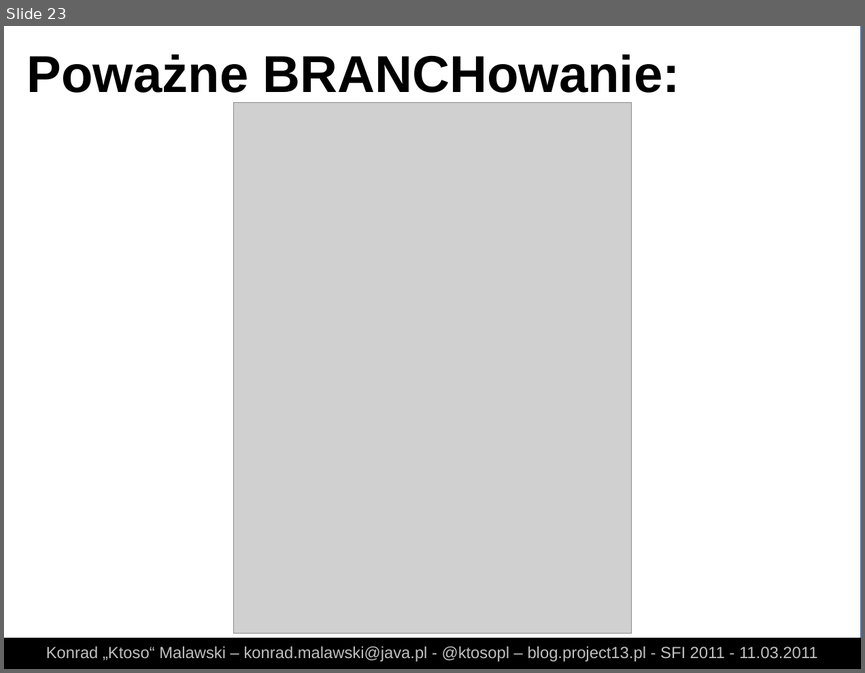
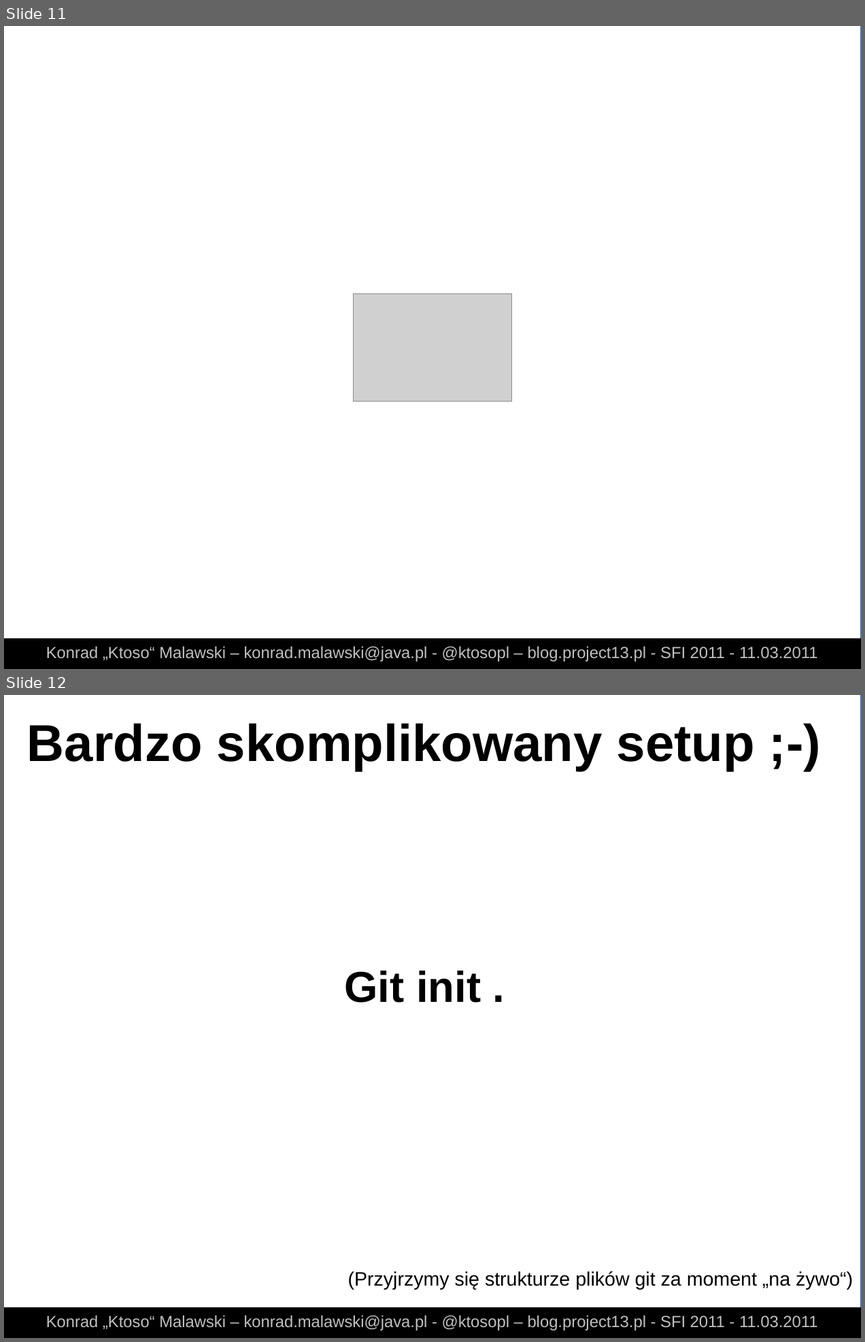
Before and after one commit to ktoso/git-presentation, a slide deck: slides.odp. Shown one above the other, each under a label of ours: slide 23 before the commit, slides 11 and 12 after it. The pictures are 865x673 and 865x1342 pixels, drawn with LibreOffice and Linux fonts; fonts in the diff are those of the drawing; grey boxes stand for pictures. Boxes give left, top, right and bottom in pixels: in the first picture for what was removed or moved away, otherwise in the second. Text is boxed around its words. In the diff, an @@ line names an element or a change of style, - is before the commit and + after.

```diff
--- a/slides.odp
+++ b/slides.odp
@@ slide 12 added at [4, 695, 861, 1338], background #FFFFFF; not listed: 1 template element that a slide beside it also shows @@
@@ text added at [27, 723, 755, 771], 48 pt, text #000000, bold @@
+Bardzo skomplikowany setup ;-)
@@ text added at [345, 970, 481, 1002], 40 pt, text #000000, bold @@
+Git init .
@@ text added at [348, 1271, 853, 1289], 18 pt, text #000000 @@
+(Przyjrzymy się strukturze plików git za moment „na żywo“)
@@ rectangle added at [4, 1307, 861, 1337], fill #000000 @@
@@ text added at [46, 1314, 818, 1330], 15 pt, text #C0C0C0 @@
+Konrad „Ktoso“ Malawski – konrad.malawski@java.pl - @ktosopl – blog.project13.pl - SFI 2011 - 11.03.2011
@@ what was slide 23 is now slide 11 @@
@@ slide 11 changed as well @@
@@ text removed at [27, 54, 679, 93] @@
-Poważne BRANCHowanie:
@@ picture: place and size @@
-picture at [233, 102, 632, 633]
+picture at [353, 293, 512, 401]
```
Also in this commit, not shown: 36 other slides changed, 10 other slides added, 28 other files.
